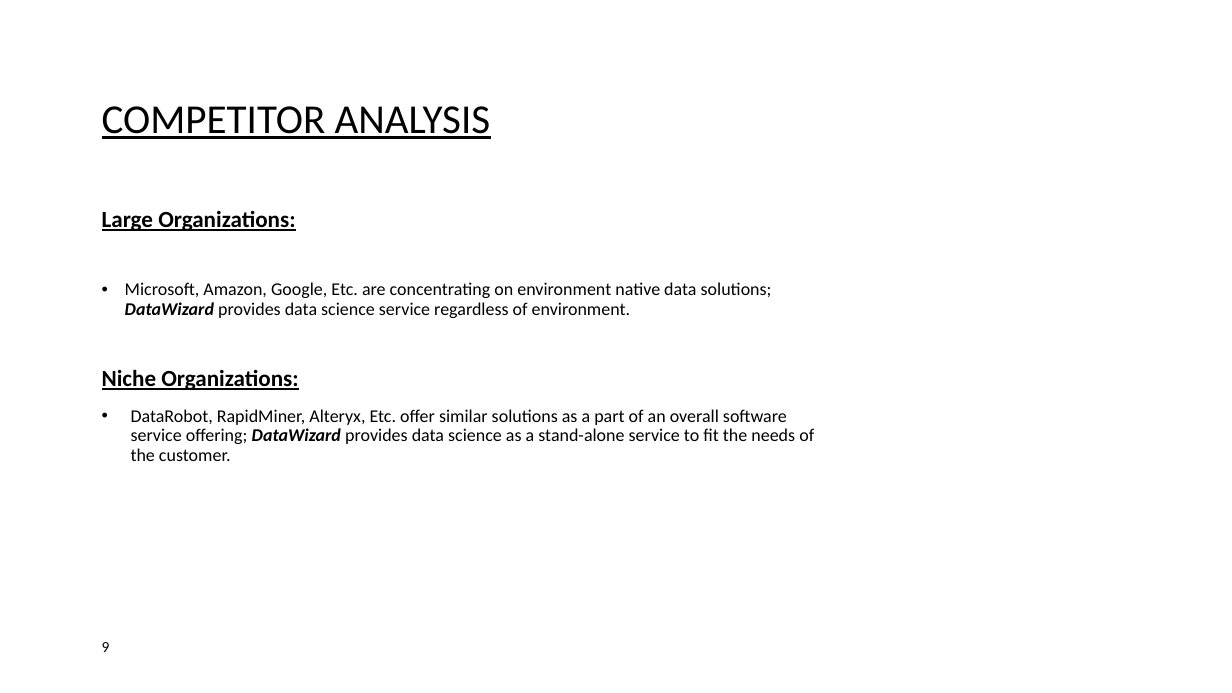
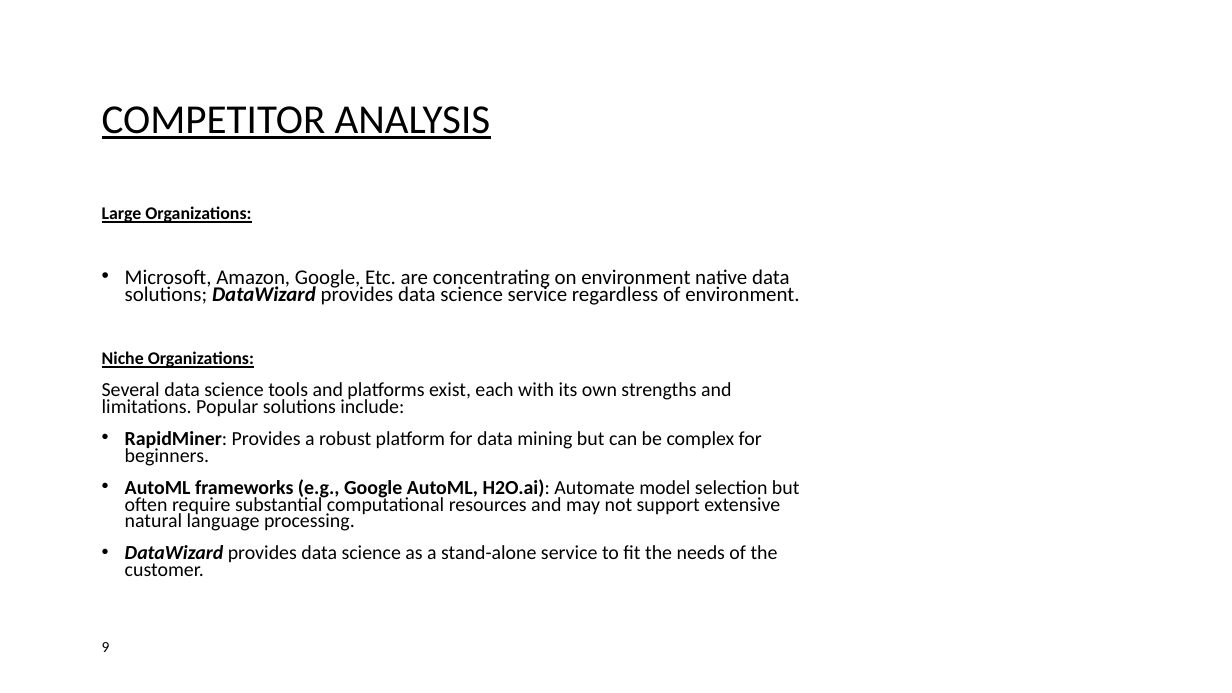
Before and after one commit to AdvancedHueristics/Llama3hackathon, a slide deck: slide 9 of Llama3 Hackathon 19-21JUL24 - DataWizard Presentation.pptx. Drawn at 1232x693 pixels with LibreOffice and Linux fonts; fonts in the diff are those of the drawing; background and template pictures are left out. Boxes give left, top, right and bottom in pixels: in the first picture for what was removed or moved away, otherwise in the second. Text is boxed around its words. In the diff, an @@ line names an element or a change of style, - is before the commit and + after.

```diff
--- a/Llama3 Hackathon 19-21JUL24 - DataWizard Presentation.pptx
+++ b/Llama3 Hackathon 19-21JUL24 - DataWizard Presentation.pptx
@@ text at [102, 206, 799, 368]: size 18 to 13.9 pt in "Large Organizations:", "Niche Organizations:"; size 14 to 16.3 pt in "Microsoft, Amazon, Google, Etc. are concentrating on ..."; line spacing 0.9 to 0.7 @@
@@ text at [102, 382, 800, 576]: text changed; size 14 to 15.5 pt @@
-  • DataRobot, RapidMiner, Alteryx, Etc. offer similar solutions as a part of an overall software service offering; DataWizard provides data science as a stand-alone service to fit the needs of the customer.
+Several data science tools and platforms exist, each with its own strengths and limitations. Popular solutions include:
+• RapidMiner: Provides a robust platform for data mining but can be complex for beginners.
+• AutoML frameworks (e.g., Google AutoML, H2O.ai): Automate model selection but often require substantial computational resources and may not support extensive natural language processing.
+• DataWizard provides data science as a stand-alone service to fit the needs of the customer.
```
Also in this commit, not shown: 5 other slides changed.
